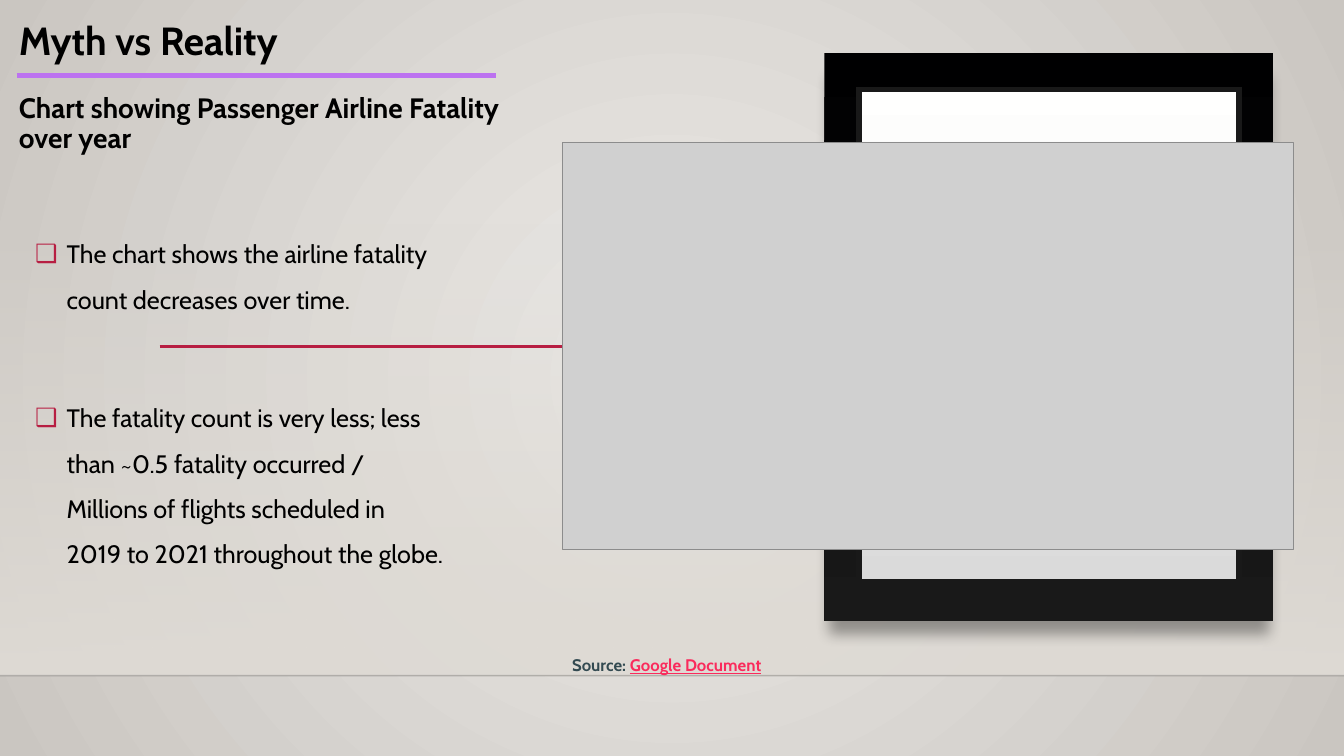
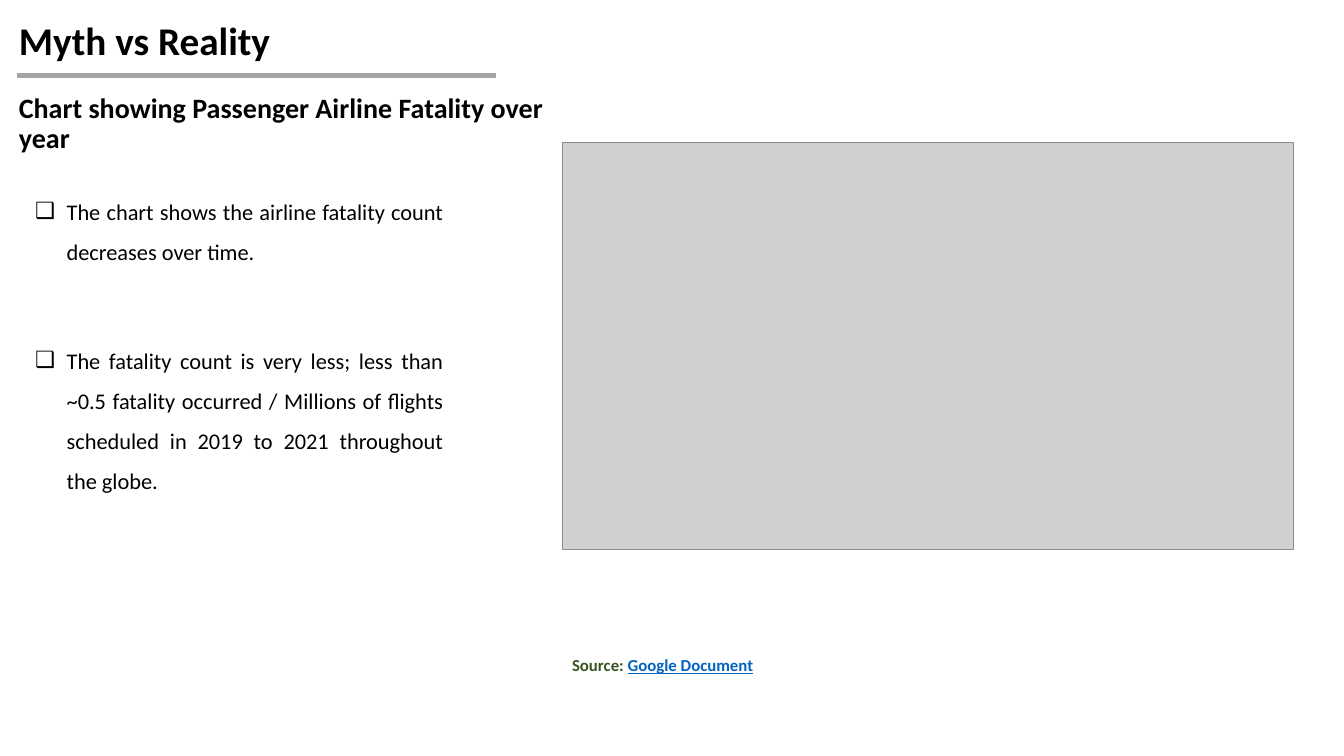
Before and after one commit to vjjampani/vjjampani, a slide deck: slide 4 of DSC-640/TermProject/Task-2/DSC640_Venkat Jagadeesh Jampani_Task2.pptx. Drawn at 1344x756 pixels with LibreOffice and Linux fonts; fonts in the diff are those of the drawing; grey boxes stand for pictures; background and template pictures are left out. Boxes give left, top, right and bottom in pixels: in the first picture for what was removed or moved away, otherwise in the second. Text is boxed around its words. In the diff, an @@ line names an element or a change of style, - is before the commit and + after.

```diff
--- a/DSC-640/TermProject/Task-2/DSC640_Venkat Jagadeesh Jampani_Task2.pptx
+++ b/DSC-640/TermProject/Task-2/DSC640_Venkat Jagadeesh Jampani_Task2.pptx
@@ background gradient #ECEAE7 to #CAC7C1 to #FFFFFF @@
@@ text "Myth vs Reality Chart showing ..." at <box>19,27,543,153</box>: font Cabin to Calibri @@
@@ rectangle removed at <box>825,53,1273,621</box> @@
@@ line (16, 76) - (495, 76): stroke #BC72F0 3 pt to #A5A5A5 3 pt @@
@@ rectangle removed at <box>859,90,1239,582</box> @@
@@ text "The chart shows the airline ...": place and size @@
-text "The chart shows the airline ..." at <box>67,244,443,570</box>
+text "The chart shows the airline ..." at <box>67,204,443,493</box>
@@ text "The chart shows the airline ..." at <box>67,204,443,493</box>: size 18 to 16 pt, font Cabin to Calibri; alignment left to justified @@
@@ rectangle removed at <box>0,223,1344,676</box> @@
@@ line removed from (159, 347) to (769, 347) @@
@@ text "Source: Google Document" at <box>572,659,753,674</box>: font Cabin to Calibri; text colour #334A51 to #385723 in "Source:"; text colour #FA2B5C to #0563C1 in "Google Document" @@
@@ line removed from (0, 676) to (1344, 676) @@
```
Also in this commit, not shown: 11 other slides changed.
